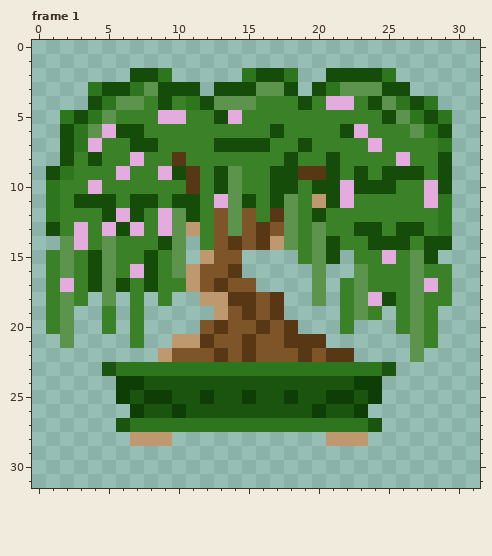
One commit to this pixel-art file: images/whisperingwillowdiarylogo.aseprite. Above: the version before the commit.
32x32 pixels, 1 frame. Shown: frame 1. The commit also changed other frames, which this record leaves out.
New version:
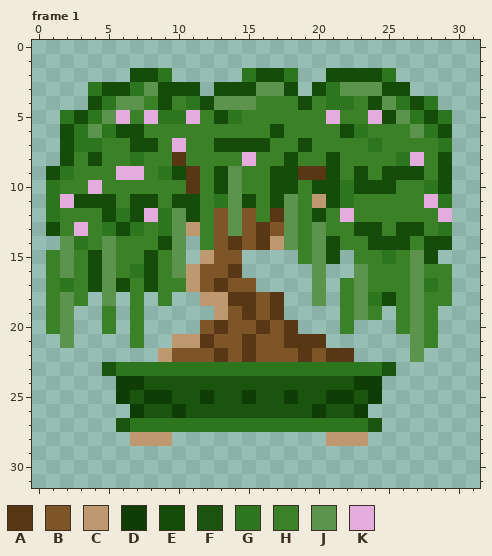
Palette (. is transparent): A #583714  B #7e5528  C #be986f  D #0e3d05  E #164c09  F #1a540e  G #2d761e  H #3a8128  J #5c944e  K #e4abde
From old to new:
--- frame 1
@@ x 0..31 @@
  3 ....GEEGJEEE.EEEJJE.EGJJJEE.....
- 4 ....EGJJHEHGEJJJHHHEHKKHEJGEG...
- 5 ..GEGJHHHKKHHEKHHHHHHHHHHEJGEG..
- 6 ..EGJKEEHHHHHHHHHEHHHHEKHHHJGE..
- 7 ..EGKHHEEHHHHEEEEHHEHHHHKHHHHG..
- 8 ..EHEHHKHHAHHHHHHHEHHEHHHHKHHE..
- 9 .EGHHHKHHKEAHEJHHEEAAEHEHEEEHE..
-10 .GHHKHHHHHHAHEJHHEEHEEKEEEHHKE..
-11 .GHEEEHEEHEEHKJEHEJHCEKHHHHHKG..
-12 .GHHHEKEHKJEHBJBHAJHEHHHHHHHHG..
-13 .EHKHKEKHKJCHBJBABJHJHHEEHEEHG..
-14 ..JKHJHHHEJ.HBABACJHJEHHEEEHEE..
-15 .HJHEJHHEHJ.CBB....HJE.HHKHJE...
-16 .HJHEJHKEHJCBBA.....J..JHHHJHH..
-17 .HKHEJEHEHHCBABB....J.HJHHHJKH..
-18 .HJH.J.H.H..CCAABA..J.HJKEHJHH..
+ 4 ....EGJJHEHGEJJJHHHEHGGHEJGEG...
+ 5 ..GEGJKHKGGKHEGHHHHHHKHHKEJGEG..
+ 6 ..EGJGEEHHHHHHHHHEHHHHEGHHHJGE..
+ 7 ..EGGHHEEHKHHEEEEHHEHHHHGHHHHG..
+ 8 ..EHEHHGHHAHHHHKHHEHHEHHHHGKHE..
+ 9 .EGHHHKKHGEAHEJHHEEAAEHEHEEEHE..
+10 .GHHKHHHHHHAHEJHHEEHEEGEEEHHGE..
+11 .GKEEEHEEHEEHGJEHEJHCEGHHHHHKG..
+12 .GHHHEGEKGJEHBJBHAJHEHKHHHHHHK..
+13 .EHKHGEGHGJCHBJBABJHJHHEEHEEHG..
+14 ..JGHJHHHEJ.HBABACJHJEHHEEEHEE..
+15 .HJHEJHHEHJ.CBB....HJE.HHGHJE...
+16 .HJHEJHGEHJCBBA.....J..JHHHJHH..
+17 .HGHEJEHEHHCBABB....J.HJHHHJGH..
+18 .HJH.J.H.H..CCAABA..J.HJGEHJHH..
 19 .HJ..H.H.....CBABA....HJH.HJH...
